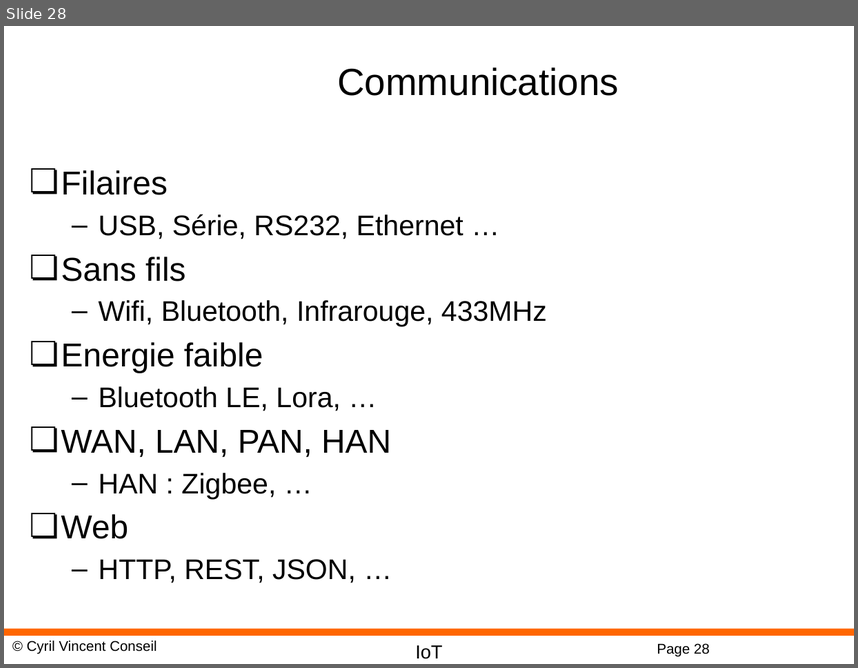
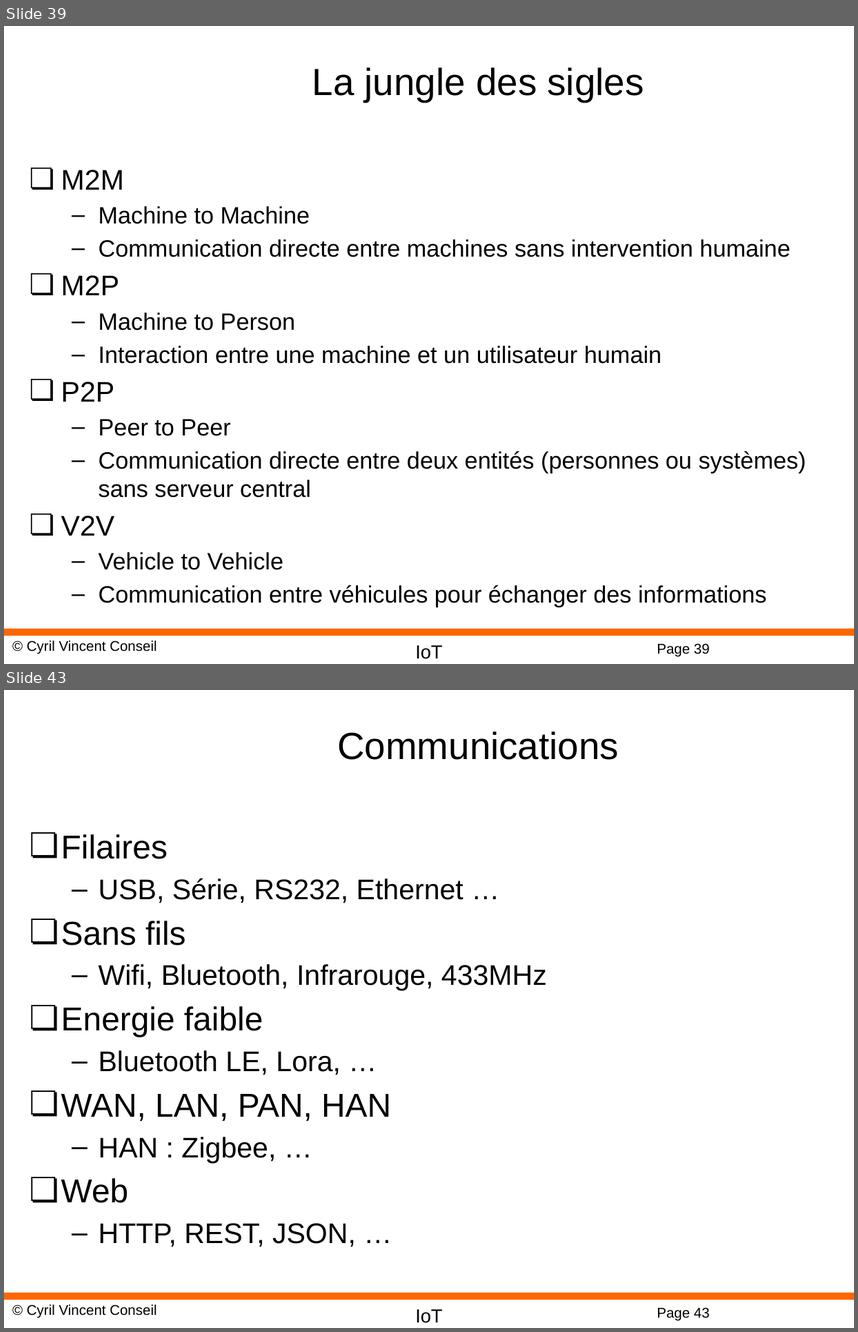
Before and after one commit to cyrilvincent/IoT, a slide deck: ppt/IoT01-Intro.pptx. Shown one above the other, each under a label of ours: slide 28 before the commit, slides 39 and 43 after it; the slides between them are not shown. The pictures are 858x668 and 858x1332 pixels, drawn with LibreOffice and Linux fonts; fonts in the diff are those of the drawing; background and template pictures are left out. Boxes give left, top, right and bottom in pixels: in the first picture for what was removed or moved away, otherwise in the second. Text is boxed around its words. In the diff, an @@ line names an element or a change of style, - is before the commit and + after.

```diff
--- a/ppt/IoT01-Intro.pptx
+++ b/ppt/IoT01-Intro.pptx
@@ slide 39 added at [4, 26, 854, 664], background #FFFFFF; not listed: 4 template elements that a slide beside it also shows @@
@@ title added at [312, 67, 644, 102], 32 pt, text #000000 @@
+La jungle des sigles
@@ text added at [61, 170, 806, 607], 20 pt, text #000000 @@
+❏ M2M
+  – Machine to Machine
+  – Communication directe entre machines sans intervention humaine
+❏ M2P
+  – Machine to Person
+  – Interaction entre une machine et un utilisateur humain
+❏ P2P
+  – Peer to Peer
+  – Communication directe entre deux entités (personnes ou systèmes) sans serveur central
+❏ V2V
+  – Vehicle to Vehicle
+  – Communication entre véhicules pour échanger des informations
@@ what was slide 28 is now slide 43 @@
@@ page number at [657, 1307, 710, 1321]: text changed @@
-Page 28
+Page 43
```
Also in this commit, not shown: 16 other slides added, 56 other files.
